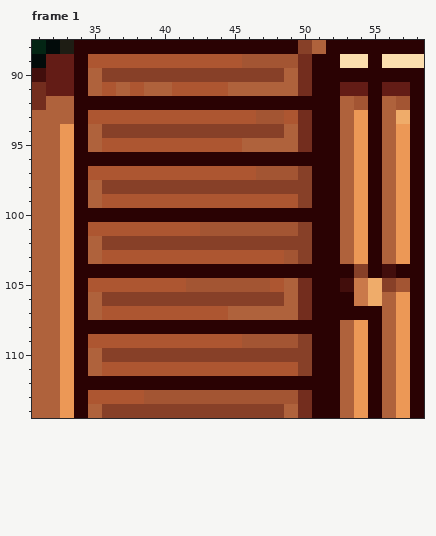
Two states of a pixel-art file, IDEAS AND INFO/Camp_arts/House(Throwing)2.aseprite. The picture above is the old version.
128x128 pixels, 5 frames. Pixels under 10% opacity are left out. Colours within 5 levels of each other are drawn and written as one. Shown: frame 1: x 31..58, y 88..114.
After the commit:
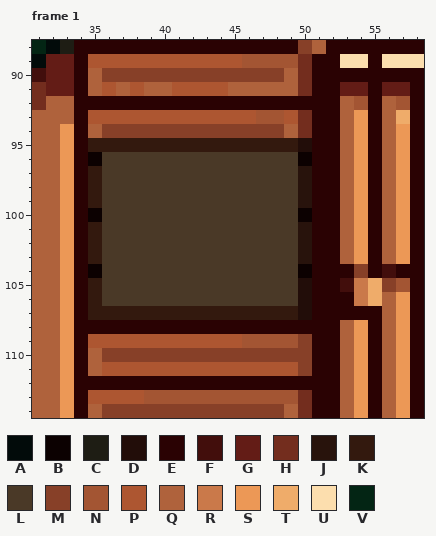
Palette (. is transparent): A #020b0a  B #0c0101  C #1d1b12fc  D #220d09  E #2a0203  F #420e0c  G #631c16  H #732d1e  J #28130c  K #33190e  L #4a3927  M #874028  N #a35533  P #ad5631  Q #af623c  R #ca794a  S #ec9856  T #efac6a  U #fcdeae  V #032514
The edit:
layer "Inpainting" now shown
Frame 1, layer "Inpainting":
Colour E gives way to colour B in row 96 at x 35 and 50; in row 100 at x 35 and 50; in row 104 at x 35 and 50.
Colour H gives way to colour D in row 95 at x 50; in rows 105 to 107 at x 50.
Colour M gives way to colour J in rows 97 to 99 at x 50; in rows 101 to 103 at x 50.
Colour P gives way to colour K in row 95 at x 36 to 45; in row 97 at x 35; in row 101 at x 35; in row 105 at x 35; in row 107 at x 36 to 44.
Colour Q gives way to colour K in row 95 at x 35 and 46 to 49; in rows 98 to 99 at x 35; in rows 102 to 103 at x 35; in row 106 at x 35; in row 107 at x 35 and 45 to 49.
Colour E gives way to colour L in row 96 at x 36 to 49; in row 100 at x 36 to 49; in row 104 at x 36 to 49.
Colour M gives way to colour L in row 98 at x 36 to 49; in row 102 at x 36 to 49; in row 106 at x 36 to 48.
Colour N gives way to colour L in row 97 at x 47 to 49; in row 101 at x 43 to 49; in row 103 at x 49; in row 105 at x 42 to 47.
Colour P gives way to colour L in row 97 at x 36 to 46; in row 99 at x 36 to 49; in row 101 at x 36 to 42; in row 103 at x 36 to 48; in row 105 at x 36 to 41 and 48.
Colour Q gives way to colour L in rows 105 to 106 at x 49.
Boxes around the changes in both pictures, in picture pixels (x1, y1, x2, y2):
changed: (88, 138, 312, 320)
